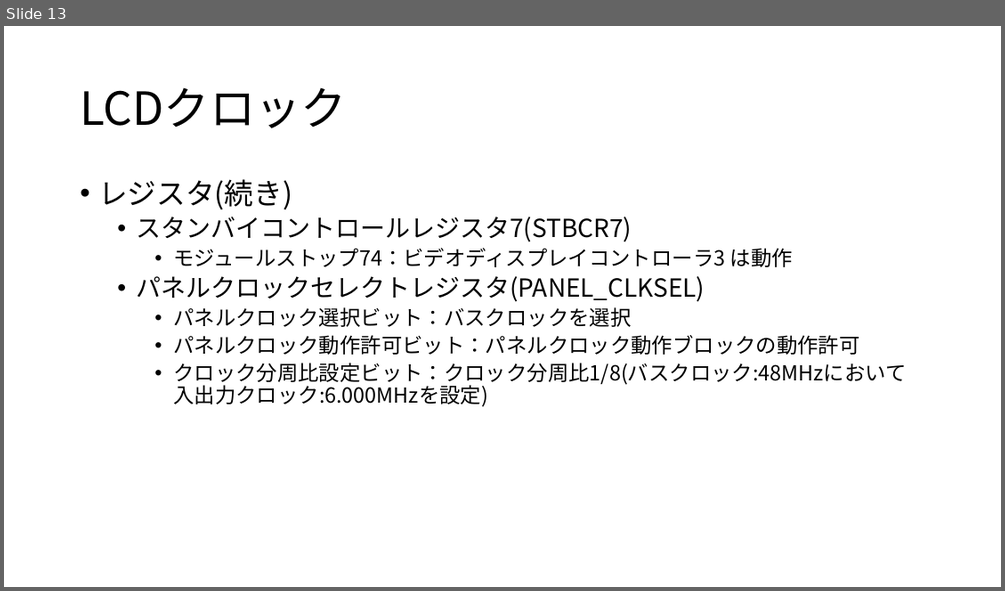
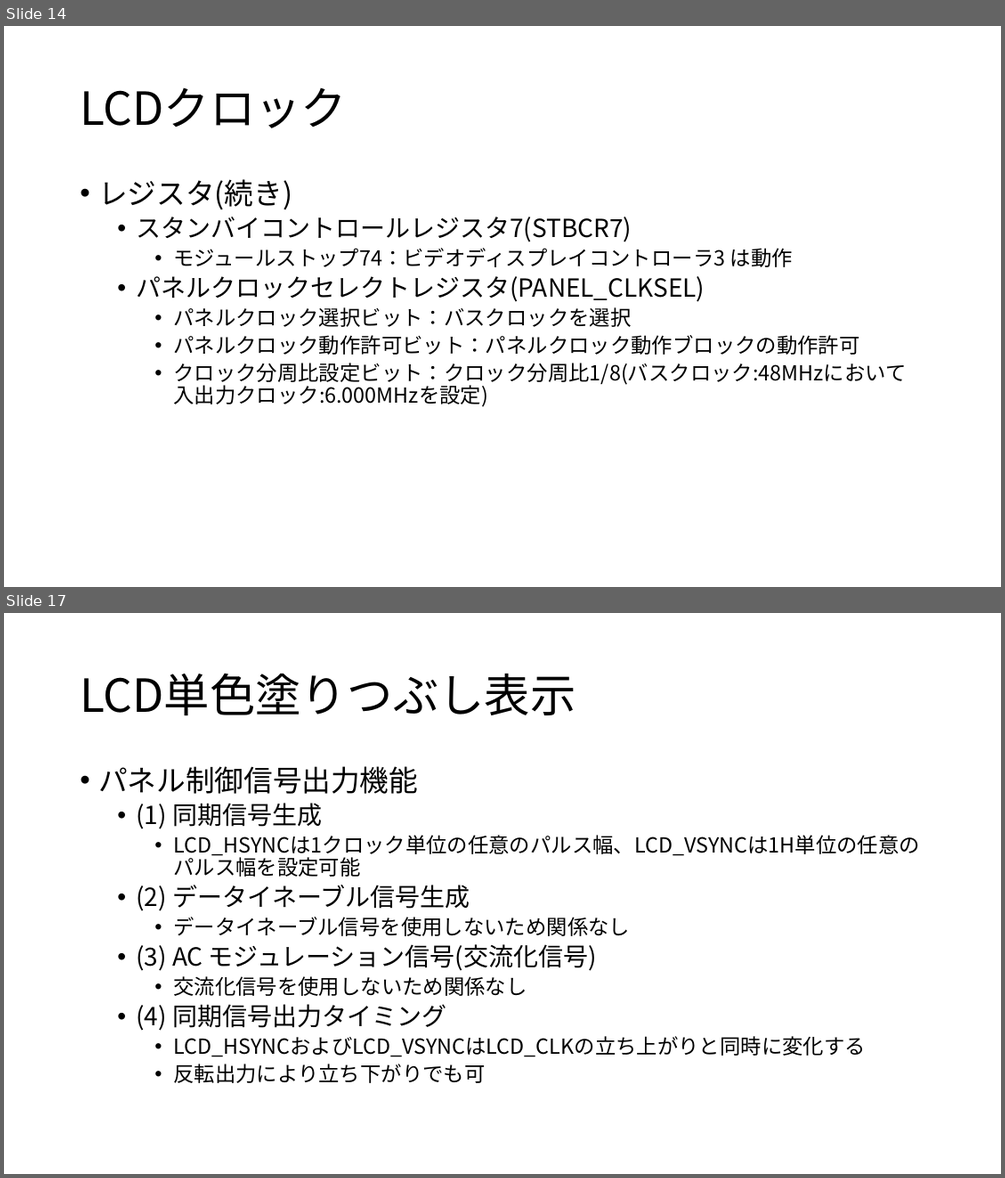
Before and after one commit to moku828/sh7262_an, a slide deck: SH7262アプリケーションノート.pptx. Shown one above the other, each under a label of ours: slide 13 before the commit, slides 14 and 17 after it; the slides between them are not shown. The pictures are 1005x591 and 1005x1178 pixels, drawn with LibreOffice and Linux fonts; fonts in the diff are those of the drawing. Boxes give left, top, right and bottom in pixels: in the first picture for what was removed or moved away, otherwise in the second. Text is boxed around its words. In the diff, an @@ line names an element or a change of style, - is before the commit and + after.

```diff
--- a/SH7262アプリケーションノート.pptx
+++ b/SH7262アプリケーションノート.pptx
@@ slide 17 added at bbox=[4, 613, 1001, 1174], background #FFFFFF @@
@@ title added at bbox=[80, 674, 575, 715], 44 pt, text #000000 @@
+LCD単色塗りつぶし表示
@@ text added at bbox=[98, 766, 920, 1083], 20 pt, text #000000 @@
+• パネル制御信号出力機能
+  • (1) 同期信号生成
+    • LCD_HSYNCは1クロック単位の任意のパルス幅、LCD_VSYNCは1H単位の任意のパルス幅を設定可能
+  • (2) データイネーブル信号生成
+    • データイネーブル信号を使用しないため関係なし
+  • (3) AC モジュレーション信号(交流化信号)
+    • 交流化信号を使用しないため関係なし
+  • (4) 同期信号出力タイミング
+    • LCD_HSYNCおよびLCD_VSYNCはLCD_CLKの立ち上がりと同時に変化する
+    • 反転出力により立ち下がりでも可
@@ what was slide 13 is now slide 14 @@
```
Also in this commit, not shown: 2 slides changed, 3 other slides added, 4 other files.
